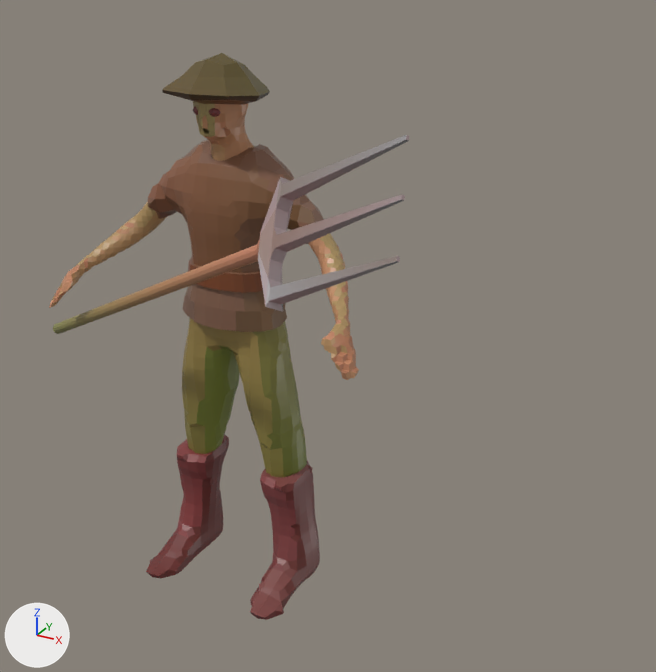
Two versions of the FBX model Assets/Models/Enemies/Humans.fbx, one commit apart.
One viewpoint serves both versions: a 50 mm camera at (15.6, -22.5, 20.6) aimed at (4.2, -1.7, 10.2). Lighting does not change. The marker at lower left points along +X, +Y and +Z. Where no turn or scale is listed for an object, it has been applied to the vertices.

In view in the first picture: 'Icosphere', 'Pitchfork'.
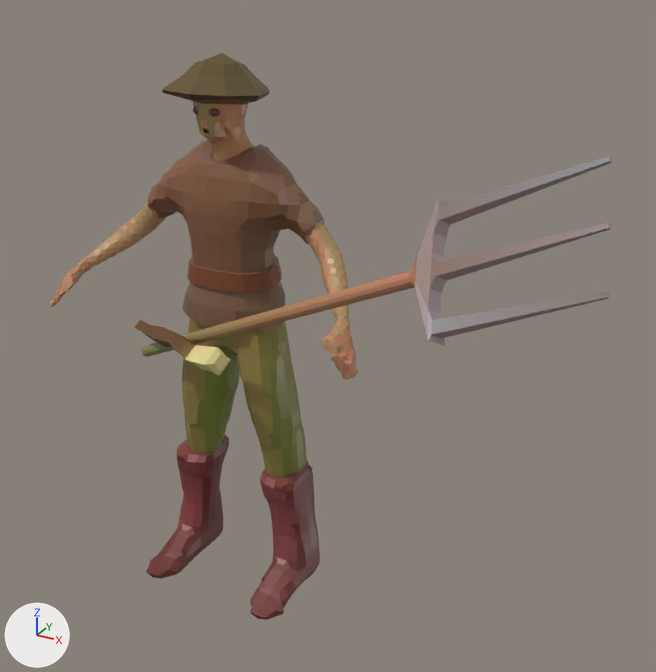
What differs and where, as boxes (x1, y1, x2, y2) in the pictures (656 x 672 px):
'Pitchfork', moved
    before: (53, 135, 409, 334)
    after: (141, 156, 612, 357)
'Torch', added
    after: (134, 320, 231, 376)

The edits, one by one:
Picture 'AssetColors.png.001' (img_assetcolors_png_001) is new.
Material 'Uni.001' (mat_uni_001) is new.
Its texture is img_assetcolors_png_001.
Mesh me_cube_013 is new.
It has 176 vertices, 174 faces and spans x -0.22..4.43, y -2.22..0.3, z -0.26..0.91.
It uses material mat_uni_001 (picture img_assetcolors_png_001).
Object 'Pitchfork' (ob_pitchfork) moves from (-6.35, -1.49, 8.27) to (-2.41, -1.49, 8.27).
Object 'Torch' (ob_torch) is new; it shows me_cube_013.
Its location is (-2.7, -1.64, 9.02).
